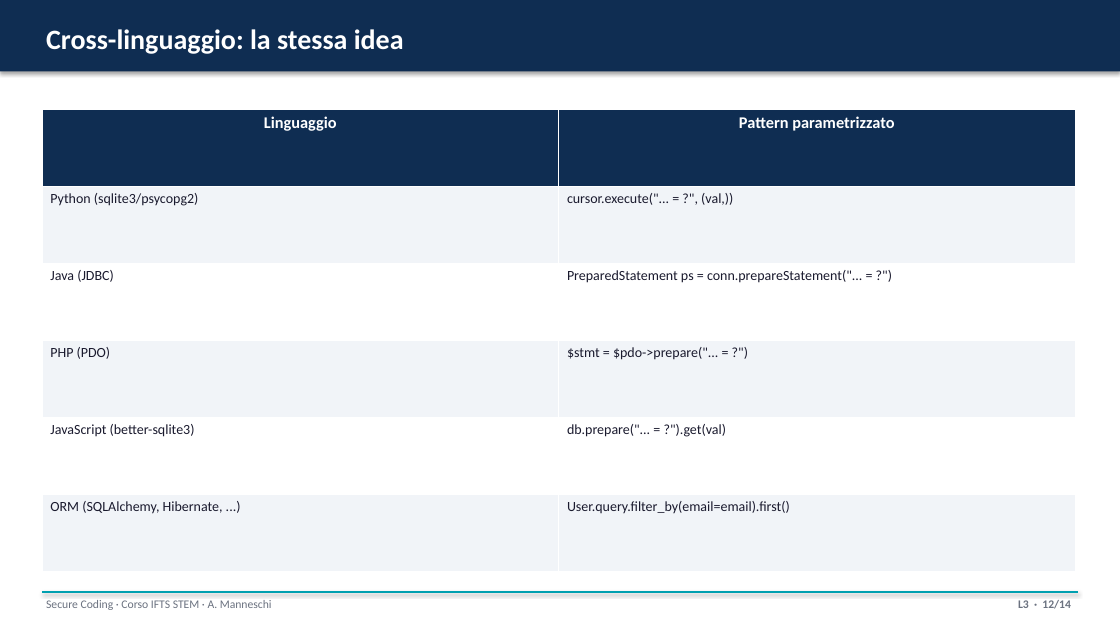
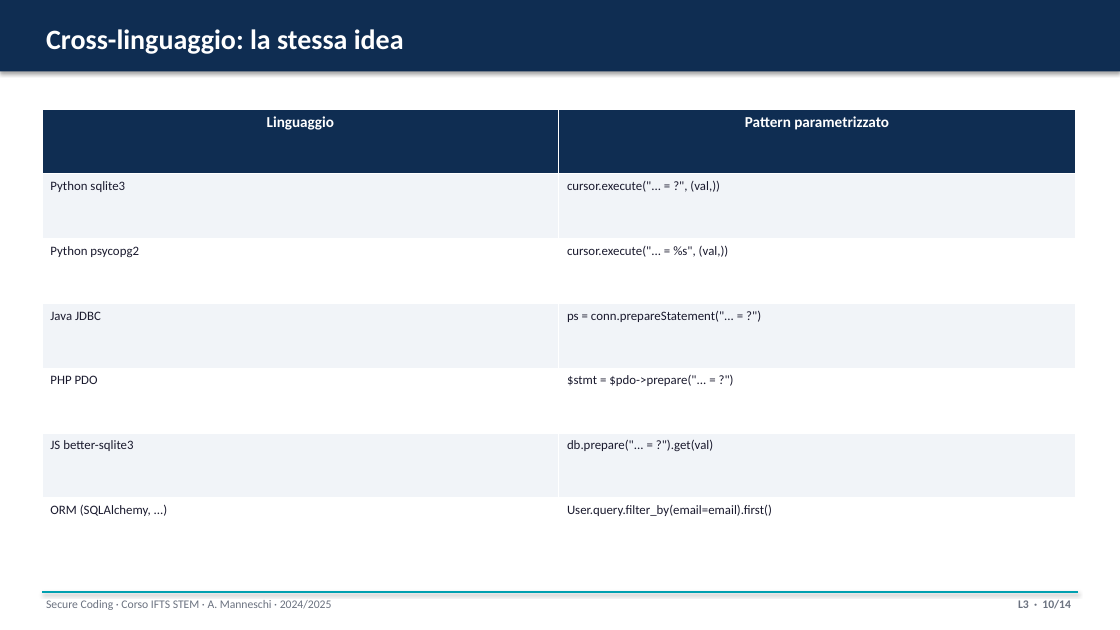
Before and after one commit to ss4i/corso-stem-ifts-secure-coding, a slide deck: slide 10 of slide/L3_sql_injection.pptx (slide 12 before the commit). Drawn at 1120x630 pixels with LibreOffice and Linux fonts; fonts in the diff are those of the drawing. Boxes give left, top, right and bottom in pixels: in the first picture for what was removed or moved away, otherwise in the second. Text is boxed around its words. In the diff, an @@ line names an element or a change of style, - is before the commit and + after.

```diff
--- a/slide/L3_sql_injection.pptx
+++ b/slide/L3_sql_injection.pptx
@@ table at <box>42,109,1075,563</box> @@
-row 2: Python (sqlite3/psycopg2) | cursor.execute("... = ?", (val,))
-row 3: Java (JDBC) | PreparedStatement ps = conn.prepareStatement("... = ?")
-row 4: PHP (PDO) | $stmt = $pdo->prepare("... = ?")
-row 5: JavaScript (better-sqlite3) | db.prepare("... = ?").get(val)
-row 6: ORM (SQLAlchemy, Hibernate, ...) | User.query.filter_by(email=email).first()
+row 2: Python sqlite3 | cursor.execute("... = ?", (val,))
+row 3: Python psycopg2 | cursor.execute("... = %s", (val,))
+row 4: Java JDBC | ps = conn.prepareStatement("... = ?")
+row 5: PHP PDO | $stmt = $pdo->prepare("... = ?")
+row 6: JS better-sqlite3 | db.prepare("... = ?").get(val)
+row 7: ORM (SQLAlchemy, ...) | User.query.filter_by(email=email).first()
@@ text at <box>46,600,332,610</box>: text changed @@
-Secure Coding · Corso IFTS STEM · A. Manneschi
+Secure Coding · Corso IFTS STEM · A. Manneschi · 2024/2025
@@ text at <box>1018,600,1071,609</box>: text changed @@
-L3 · 12/14
+L3 · 10/14
```
Also in this commit, not shown: 8 other slides changed, 5 slides added, 5 slides removed, 26 other files.
